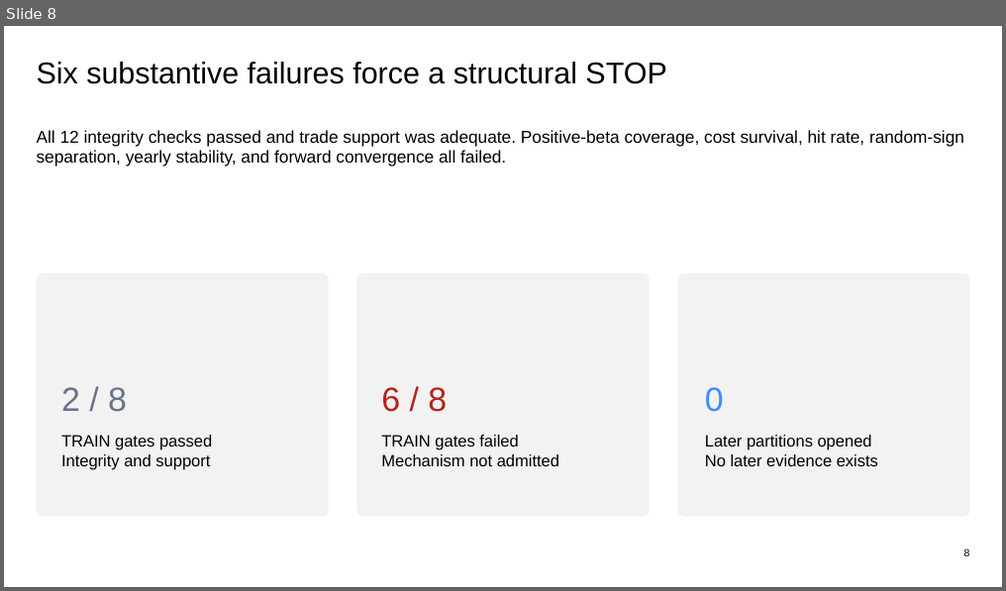
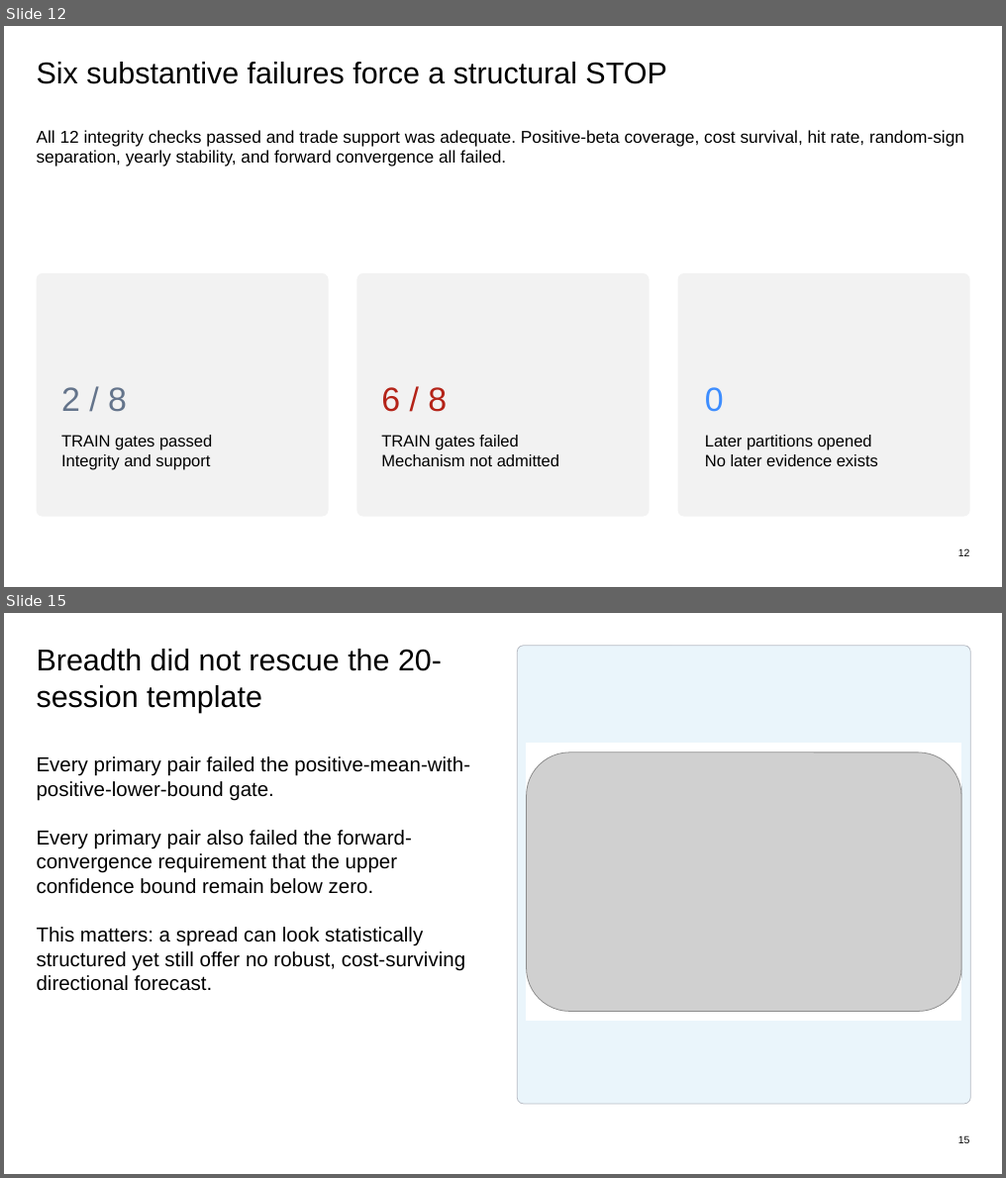
Before and after one commit to Francisc0Franc0/Time-Series-Modeling-Gen5, a slide deck: presentations/gen5_lit_mr_02_1_bollinger_evidence.pptx. Shown one above the other, each under a label of ours: slide 8 before the commit, slides 12 and 15 after it; the slides between them are not shown. The pictures are 1006x591 and 1006x1178 pixels, drawn with LibreOffice and Linux fonts; fonts in the diff are those of the drawing; grey boxes stand for pictures. Boxes give left, top, right and bottom in pixels: in the first picture for what was removed or moved away, otherwise in the second. Text is boxed around its words. In the diff, an @@ line names an element or a change of style, - is before the commit and + after.

Commit message:
feat: add LIT-MR-02.1 fixed pair panel

```diff
--- a/presentations/gen5_lit_mr_02_1_bollinger_evidence.pptx
+++ b/presentations/gen5_lit_mr_02_1_bollinger_evidence.pptx
@@ slide 15 added at <box>4,613,1002,1174</box>, background #FFFFFF @@
@@ text added at <box>37,649,442,713</box>, 29 pt, text #000000 @@
+Breadth did not rescue the 20-session template
@@ rounded rectangle added at <box>518,646,971,1104</box>, fill #EAF5FB, outline #B8BCC4 0.75 pt @@
@@ text added at <box>37,757,470,991</box>, 19.5 pt, text #000000 @@
+Every primary pair failed the positive-mean-with-positive-lower-bound gate.
+Every primary pair also failed the forward-convergence requirement that the upper confidence bound remain below zero.
+This matters: a spread can look statistically structured yet still offer no robust, cost-surviving directional forecast.
@@ picture added at <box>527,744,961,1020</box> @@
@@ rectangle added at <box>527,744,961,1020</box>, fill #FFFFFF, outline #FFFFFF 0 pt @@
@@ picture added at <box>527,753,961,1011</box> @@
@@ text added at <box>958,1136,970,1144</box>, 10 pt, text #000000 @@
+15
@@ what was slide 8 is now slide 12 @@
@@ slide 12 changed as well @@
@@ text at <box>958,549,970,557</box>: text changed @@
-8
+12
```
Also in this commit, not shown: 6 other slides changed, 8 other slides added, 1 slide removed, 9 other files.
